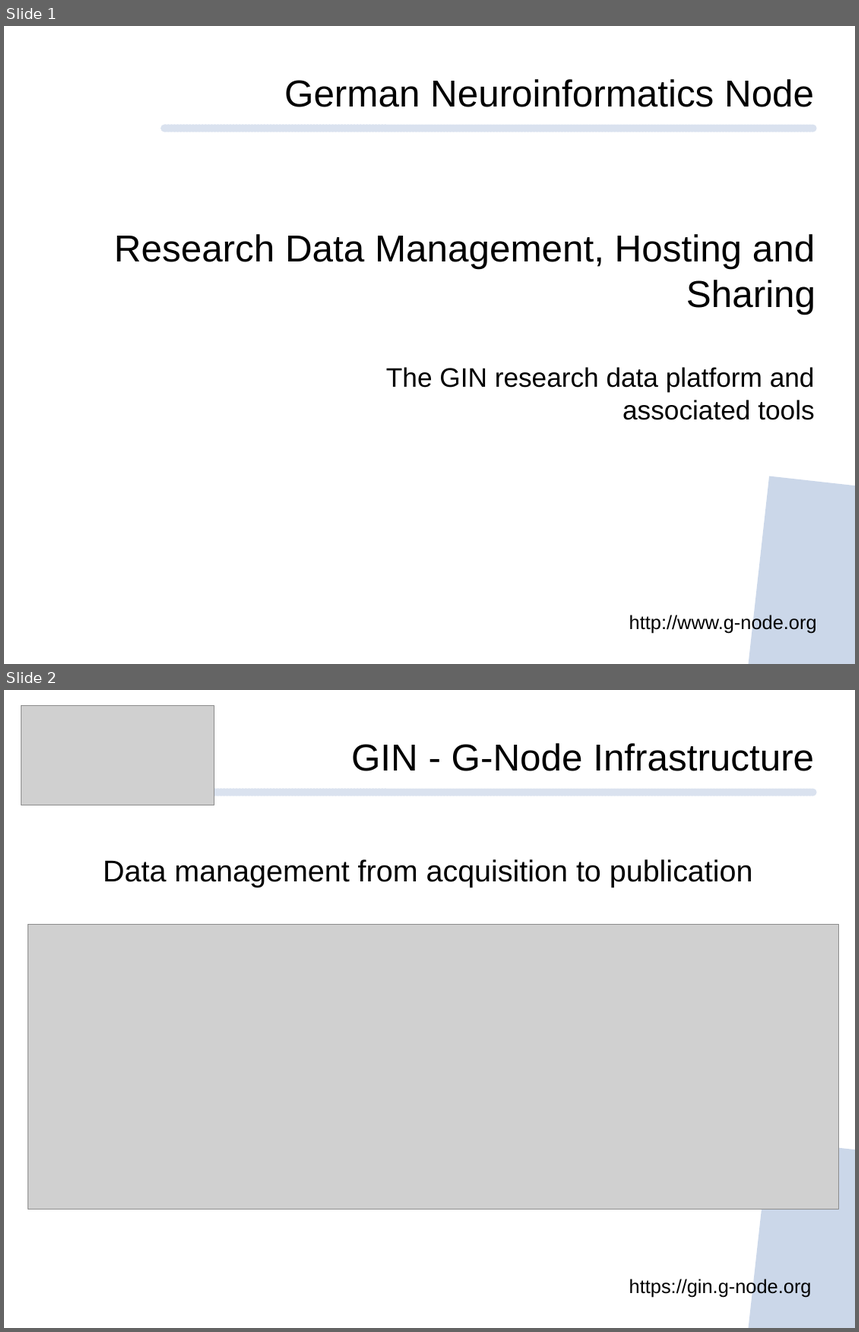
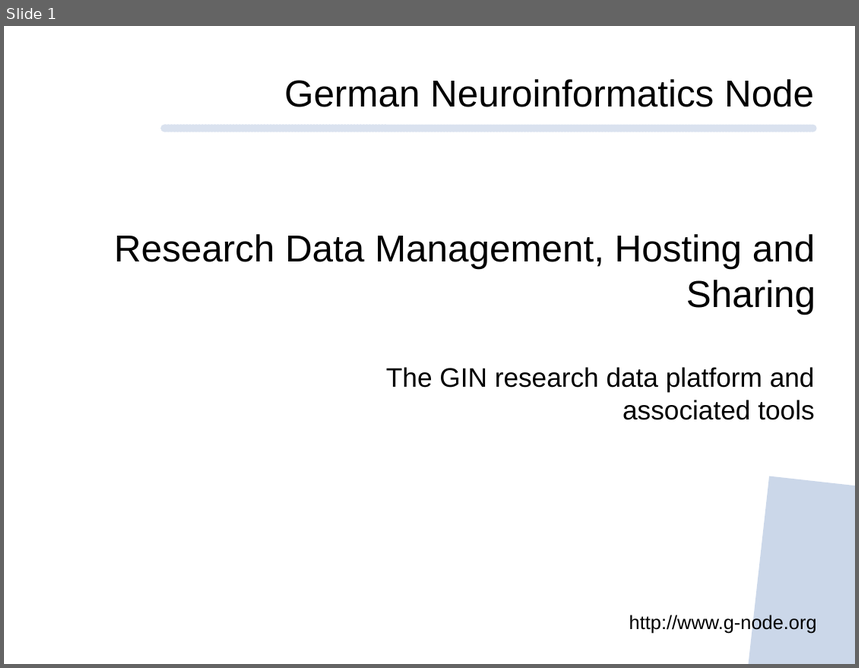
Before and after one commit to mpsonntag/prespost, a slide deck: 202209_INCF_online/202209_INCF_Online_GIN.odp. Shown one above the other, each under a label of ours: slides 1 and 2 before the commit, slide 1 after it. The pictures are 859x1332 and 859x668 pixels, drawn with LibreOffice and Linux fonts; fonts in the diff are those of the drawing; grey boxes stand for pictures; background and template pictures are left out. Boxes give left, top, right and bottom in pixels: in the first picture for what was removed or moved away, otherwise in the second. Text is boxed around its words. In the diff, an @@ line names an element or a change of style, - is before the commit and + after.

```diff
--- a/202209_INCF_online/202209_INCF_Online_GIN.odp
+++ b/202209_INCF_online/202209_INCF_Online_GIN.odp
@@ slide 2 removed at bbox=[4, 690, 855, 1328], background #FFFFFF; not listed: 2 template elements that a slide beside it also shows @@
@@ picture removed at bbox=[21, 705, 214, 805] @@
@@ text removed at bbox=[351, 743, 814, 771] @@
-GIN - G-Node Infrastructure
@@ text removed at bbox=[103, 859, 753, 887] @@
-Data management from acquisition to publication
@@ picture removed at bbox=[28, 924, 839, 1209] @@
@@ text removed at bbox=[629, 1278, 812, 1298] @@
-https://gin.g-node.org
```
Also in this commit, not shown: 6 slides changed, 1 slide added.
